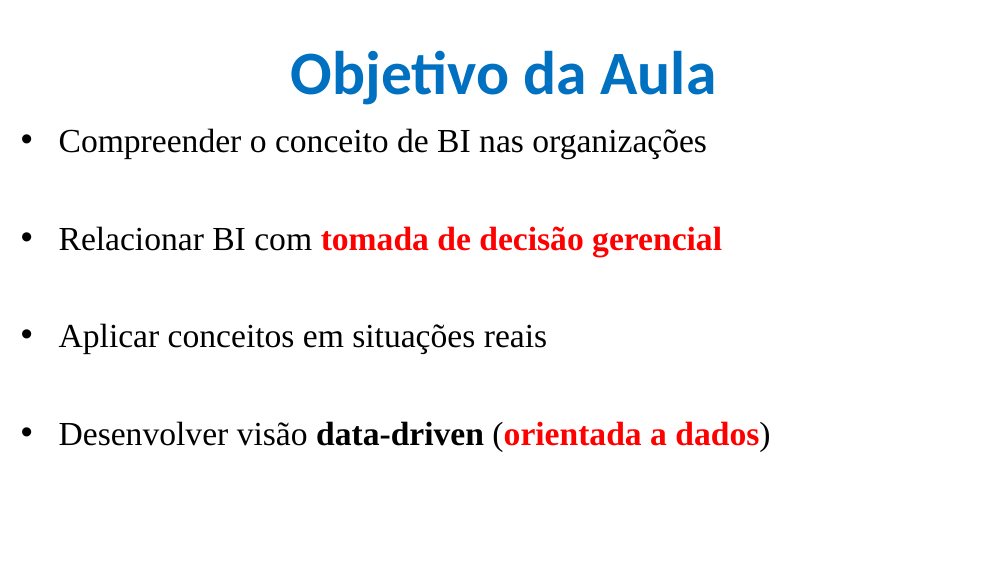
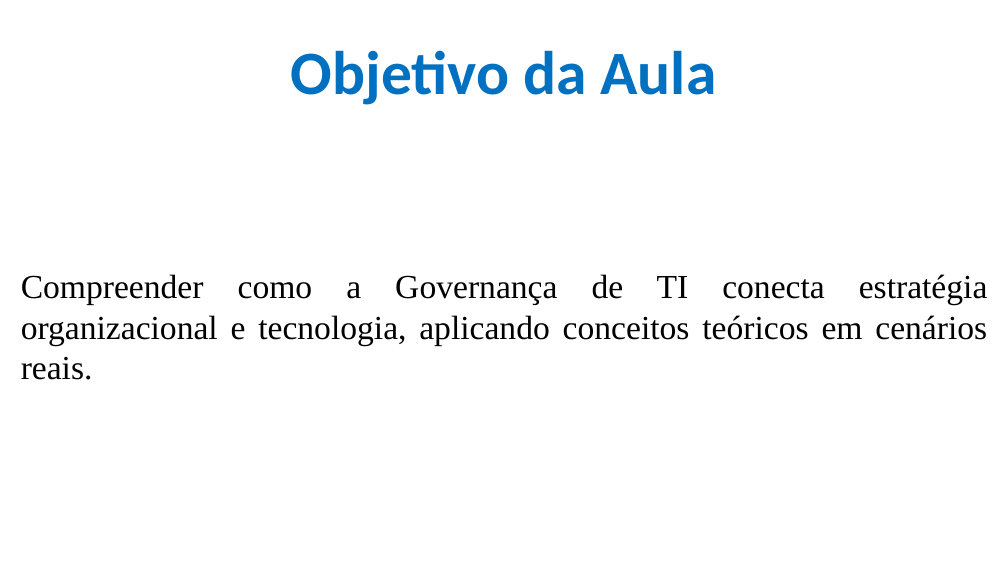
Before and after one commit to CloudEducationBrazil/GestaoInformacaoUniRuyWyden, a slide deck: slide 3 of 01 Classes/Aula4 - Gestão da Informação - GOVERNANÇA DE TI.pptx. Drawn at 1008x567 pixels with LibreOffice and Linux fonts; fonts in the diff are those of the drawing; background and template pictures are left out. Boxes give left, top, right and bottom in pixels: in the first picture for what was removed or moved away, otherwise in the second. Text is boxed around its words. In the diff, an @@ line names an element or a change of style, - is before the commit and + after.

Commit message:
Gestão de Informação Slides de Aula e Exercícios ...

```diff
--- a/01 Classes/Aula4 - Gestão da Informação - GOVERNANÇA DE TI.pptx
+++ b/01 Classes/Aula4 - Gestão da Informação - GOVERNANÇA DE TI.pptx
@@ text at (x1=21, y1=274, x2=988, y2=380): text changed @@
-• Compreender o conceito de BI nas organizações
-• Relacionar BI com tomada de decisão gerencial
-• Aplicar conceitos em situações reais
-• Desenvolver visão data-driven (orientada a dados)
+Compreender como a Governança de TI conecta estratégia organizacional e tecnologia, aplicando conceitos teóricos em cenários reais.
```
Also in this commit, not shown: 4 other slides changed, 7 slides added, 21 other files.
